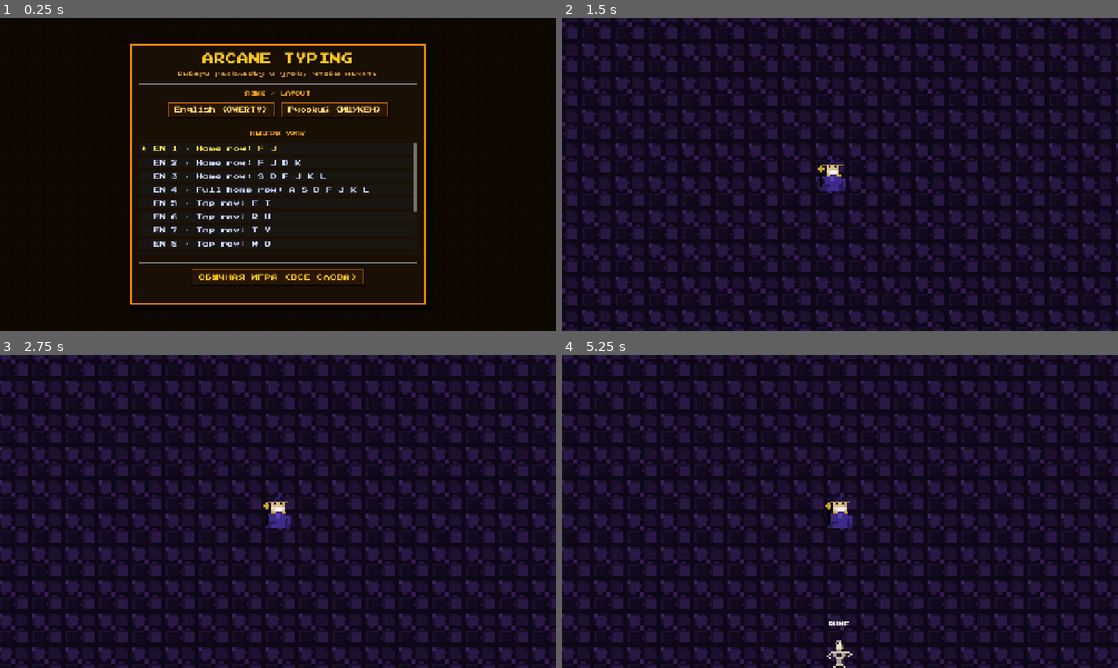
Above: before the commit, frames 1-4 (two rows, left to right).
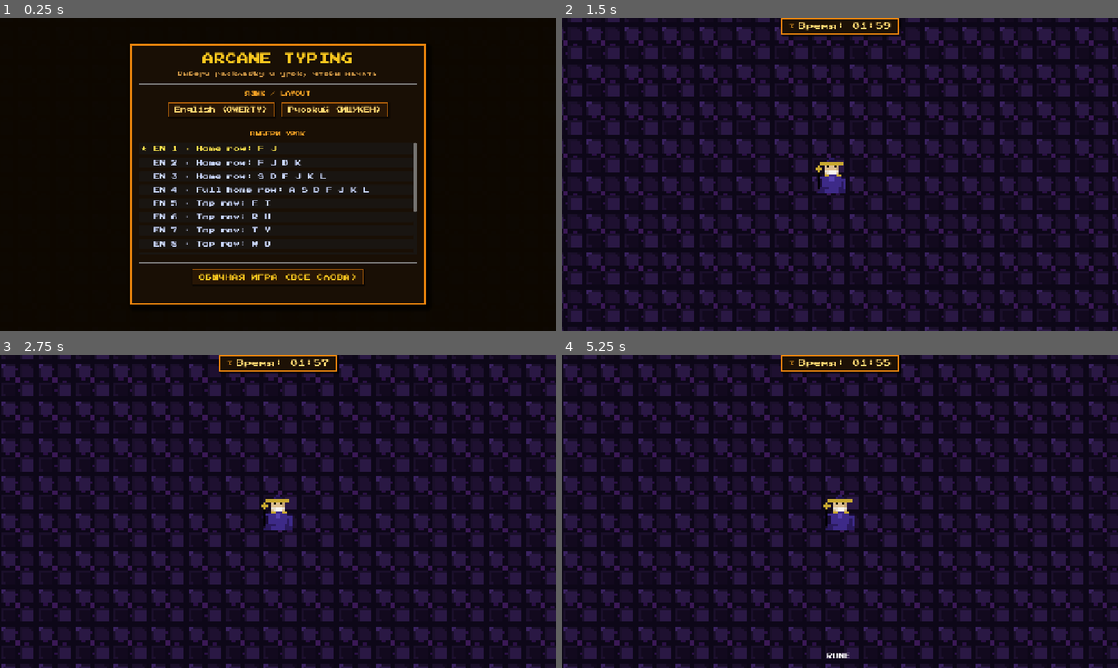
Above: after the commit, the same moments.

Repository: ilya885400/KeyboardWizard
Game: Godot game, scene res://scenes/Main.tscn
Same seed, same stepped clock (60 frames per second), same inputs: the game is played once before the commit and once after it.
Inputs:
- Up to frame 1 (0.25 s): no input
- Up to frame 2 (1.5 s): click "ОБЫЧНАЯ ИГРА (ВСЕ СЛОВА)" at 0.5 s; tap Enter (ui_accept) at 1.25 s; hold D from 1.28 s (still down); hold Shift from 1.28 s (still down)
- Up to frame 3 (2.75 s): tap Enter (ui_accept) at 1.52, 2.27 s; release D at 2.03 s; release Shift at 2.03 s; tap K at 2.1 s
- Up to frame 4 (5.25 s): hold J 2.78-3.53 s; hold D 2.78-4.28 s; tap Enter (ui_accept) at 3.5, 3.77, 4.52 s; tap F at 3.6 s; tap M at 4.35 s; tap Shift at 5.1 s

The runs differ from the first frame. In frame 2, 34% of the frame differs, in the area x 0-100%, y 0-100%; in frame 3, 34%; in frame 4, 34%.

Commit message:
Стало играбельнее. Все Юишки теперь отображаются в нужный момент

Diff:
--- a/scenes/Main.tscn
+++ b/scenes/Main.tscn
@@ -120,7 +120,7 @@
 projectile_scene = ExtResource("3_c01mt")
 
 [node name="Camera2D" type="Camera2D" parent="Player" unique_id=1314648986]
-zoom = Vector2(0.8, 0.8)
+zoom = Vector2(0.9, 0.9)
 position_smoothing_enabled = true
 position_smoothing_speed = 6.0
 
@@ -133,7 +133,6 @@
 
 [node name="SpawnTimer" type="Timer" parent="EnemyManager" unique_id=1405489156]
 wait_time = 2.5
-autostart = true
 
 [node name="UpgradeMenu" parent="." unique_id=12205706 instance=ExtResource("5_menu")]
 visible = false
@@ -159,6 +158,7 @@
 visible = false
 
 [node name="ScorePanel" type="PanelContainer" parent="HUD" unique_id=1397963924]
+visible = false
 anchors_preset = 5
 anchor_left = 0.5
 anchor_right = 0.5
@@ -192,9 +192,9 @@
 anchor_left = 0.5
 anchor_right = 0.5
 offset_left = -95.0
-offset_top = 62.0
 offset_right = 95.0
-offset_bottom = 100.0
+offset_bottom = 38.0
+grow_horizontal = 2
 theme_override_styles/panel = SubResource("StyleBoxFlat_hud_pill")
 
 [node name="HBox" type="HBoxContainer" parent="HUD/TimerPanel" unique_id=1000000003]
@@ -434,6 +434,7 @@
 horizontal_alignment = 1
 
 [node name="LessonSelectScreen" type="CanvasLayer" parent="." unique_id=1483345773]
+visible = false
 
 [node name="BGDimmer" type="ColorRect" parent="LessonSelectScreen" unique_id=1000000040]
 anchors_preset = 15
@@ -560,6 +561,7 @@
 [node name="LessonHUD" type="CanvasLayer" parent="." unique_id=1337054168]
 
 [node name="StatsPanel" type="PanelContainer" parent="LessonHUD" unique_id=1584730958]
+visible = false
 anchors_preset = 1
 anchor_left = 1.0
 anchor_right = 1.0
@@ -609,15 +611,12 @@
 vertical_alignment = 1
 
 [node name="KeysPanel" type="PanelContainer" parent="LessonHUD" unique_id=1055280138]
-anchors_preset = 3
+anchors_preset = 1
 anchor_left = 1.0
-anchor_top = 1.0
-anchor_right = 1.0
-anchor_bottom = 1.0
+anchor_right = 1.0
 offset_left = -206.0
-offset_top = -50.0
+offset_bottom = 50.0
 grow_horizontal = 0
-grow_vertical = 0
 theme_override_styles/panel = SubResource("StyleBoxFlat_hud_pill")
 
 [node name="KeysLabel" type="Label" parent="LessonHUD/KeysPanel" unique_id=242198947]
--- a/scripts/enemy_manager.gd
+++ b/scripts/enemy_manager.gd
@@ -47,7 +47,7 @@
 
 	spawn_timer.wait_time = spawn_interval
 	spawn_timer.timeout.connect(_on_spawn_timer_timeout)
-	spawn_timer.start()
+	#spawn_timer.start()
 
 
 # ─────────────────────────────────────────
@@ -63,8 +63,7 @@
 
 	spawn_timer.wait_time = spawn_interval
 	spawn_timer.start()
-
-
+#
 # ─────────────────────────────────────────
 # СЛОВАРЬ
 # ─────────────────────────────────────────
--- a/scripts/main.gd
+++ b/scripts/main.gd
@@ -172,6 +172,20 @@
 # СТАРТ УРОКА
 # ─────────────────────────────────────────
 func _start_typing_lesson(p_lang: String, p_lesson_index: int) -> void:
+	# 1. ВОСКРЕШЕНИЕ ИГРОКА (Критически важно!)
+	$HUD.visible = true
+	player.get_node_or_null("CanvasLayer").visible = true
+
+	player.current_hp = player.max_hp
+	player.visible = true
+	player.set_physics_process(true)
+	player.set_process_unhandled_input(true)
+	player.modulate = Color(1, 1, 1) # Сброс цвета урона
+
+	# 2. ОЧИСТКА ПОЛЯ
+	for enemy in get_tree().get_nodes_in_group("enemies"):
+		enemy.queue_free()
+
 	lesson_lang  = p_lang
 	lesson_index = p_lesson_index
 	TypingLessonManager.set_lesson(p_lang, p_lesson_index)
@@ -222,6 +236,7 @@
 func _start_normal_game() -> void:
 	player.lesson_lang = ""
 
+	$HUD.visible = true
 	upgrade_menu.visible      = false
 	upgrade_menu.process_mode = Node.PROCESS_MODE_INHERIT
 	upgrade_menu.player       = player
@@ -236,6 +251,7 @@
 
 	game_active = true
 	_update_hud()
+	enemy_manager.spawn_timer.start()
 
 
 # ─────────────────────────────────────────
@@ -254,12 +270,38 @@
 		var remaining = max(0.0, lesson_duration - time_elapsed)
 		_update_timer_label(remaining)
 		if time_elapsed >= lesson_duration:
-			_finish_lesson(true)
+			enemy_manager.spawn_timer.stop()
+
+			var enemies = get_tree().get_nodes_in_group("enemies")
+			if enemies.size() == 0:
+				_finish_lesson(true)
+				$HUD.visible = false
+				player.get_node_or_null("CanvasLayer").visible = false
+
+			else:
+		# Можно добавить визуализацию, например, мигающий текст
+		# или просто оставить игру в режиме "добивания"
+				pass
+
 	else:
 		var remaining = max(0.0, GAME_DURATION - time_elapsed)
 		_update_timer_label(remaining)
 		if time_elapsed >= GAME_DURATION:
-			_win()
+			enemy_manager.spawn_timer.stop()
+
+			var enemies = get_tree().get_nodes_in_group("enemies")
+			if enemies.size() == 0:
+				_win()
+				$HUD.visible = false
+				player.get_node_or_null("CanvasLayer").visible = false
+
+
+
+			else:
+		# Можно добавить визуализацию, например, мигающий текст
+		# или просто оставить игру в режиме "добивания"
+				pass
+
 
 
 # ─────────────────────────────────────────
@@ -325,8 +367,12 @@
 # ЗАВЕРШЕНИЕ УРОКА
 # ─────────────────────────────────────────
 func _finish_lesson(survived: bool) -> void:
+
 	if not game_active:
 		return
+	$HUD.visible = false
+	player.get_node_or_null("CanvasLayer").visible = true
+
 	game_active = false
 	get_tree().paused = true
 
@@ -340,9 +386,11 @@
 		result_title.text = "✓ УРОК ПРОЙДЕН!"
 		result_title.add_theme_color_override("font_color", Color(0.3, 1.0, 0.5))
 		TypingLessonManager.advance_lesson(lesson_lang)
+		$LessonResultScreen/Panel/VBox/BtnRow/NextBtn.visible = true
 	else:
 		result_title.text = "✗ ПОПРОБУЙ ЕЩЁ"
 		result_title.add_theme_color_override("font_color", Color(1.0, 0.4, 0.3))
+		$LessonResultScreen/Panel/VBox/BtnRow/NextBtn.visible = false
 
 	var lang_name := "English (QWERTY)" if lesson_lang == "en" else "Русский (ЙЦУКЕН)"
 	var next_lesson := TypingLessonManager.get_current_lesson(lesson_lang)
@@ -364,7 +412,7 @@
 # ─────────────────────────────────────────
 func _connect_result_buttons() -> void:
 	var next_btn  := lesson_result_screen.get_node_or_null("Panel/VBox/BtnRow/NextBtn")
-	var retry_btn := lesson_result_screen.get_node_or_null("$Panel/VBox/BtnRow/RetryBtn")
+	var retry_btn := lesson_result_screen.get_node_or_null("Panel/VBox/BtnRow/RetryBtn")
 	var menu_btn  := lesson_result_screen.get_node_or_null("Panel/VBox/BtnRow/MenuBtn")
 
 	if next_btn:
@@ -378,7 +426,7 @@
 	if retry_btn:
 		retry_btn.pressed.connect(func():
 			get_tree().paused = false
-			lesson_result_screen.visible = false
+			$LessonResultScreen.visible = false
 			_start_typing_lesson(lesson_lang, lesson_index)
 		)
 	if menu_btn:
@@ -407,17 +455,19 @@
 func _on_player_died() -> void:
 	if not game_active:
 		return
-	game_active = false
+
 	get_tree().paused = true
 
 	if lesson_lang != "":
 		_finish_lesson(false)
 	else:
+		game_active = false
 		_save_score(score, false)
 		go_score_label.text   = "Ваш счёт: %d" % score
 		go_leader_label.text  = _build_leaderboard_text()
 		game_over_screen.visible = true
-
+	$HUD.visible = false
+	player.get_node_or_null("CanvasLayer").visible = false
 
 # ─────────────────────────────────────────
 # ПОВЫШЕНИЕ УРОВНЯ
--- a/scripts/typing_lesson_manager.gd
+++ b/scripts/typing_lesson_manager.gd
@@ -290,7 +290,7 @@
 		"allowed": ["а","о"],
 		"description": "Указательные пальцы: А — левый (как F), О — правый (как J). База всего!",
 		"words": [
-			"аа","оо","ао","оа","аоа","оао","ааo","ооа",
+			"аа","оо","ао","оа","аоа","оао","аао","ооа",
 			"аоо","оаа","ааоо","ооаа","аоао","оаоа",
 			"ааао","оооа","аоаа","оаоо","ааоао","оооаа"
 		],
